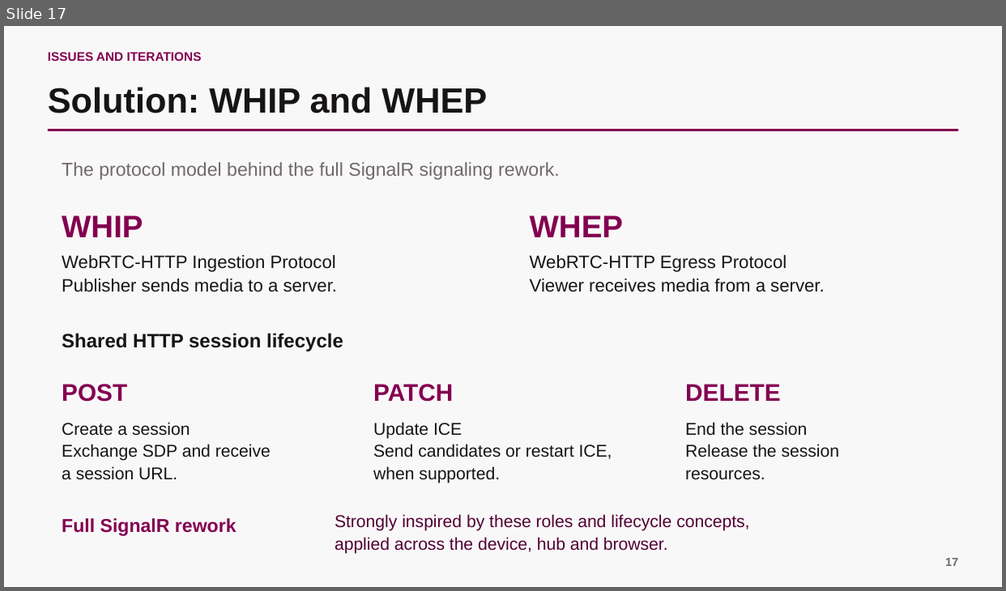
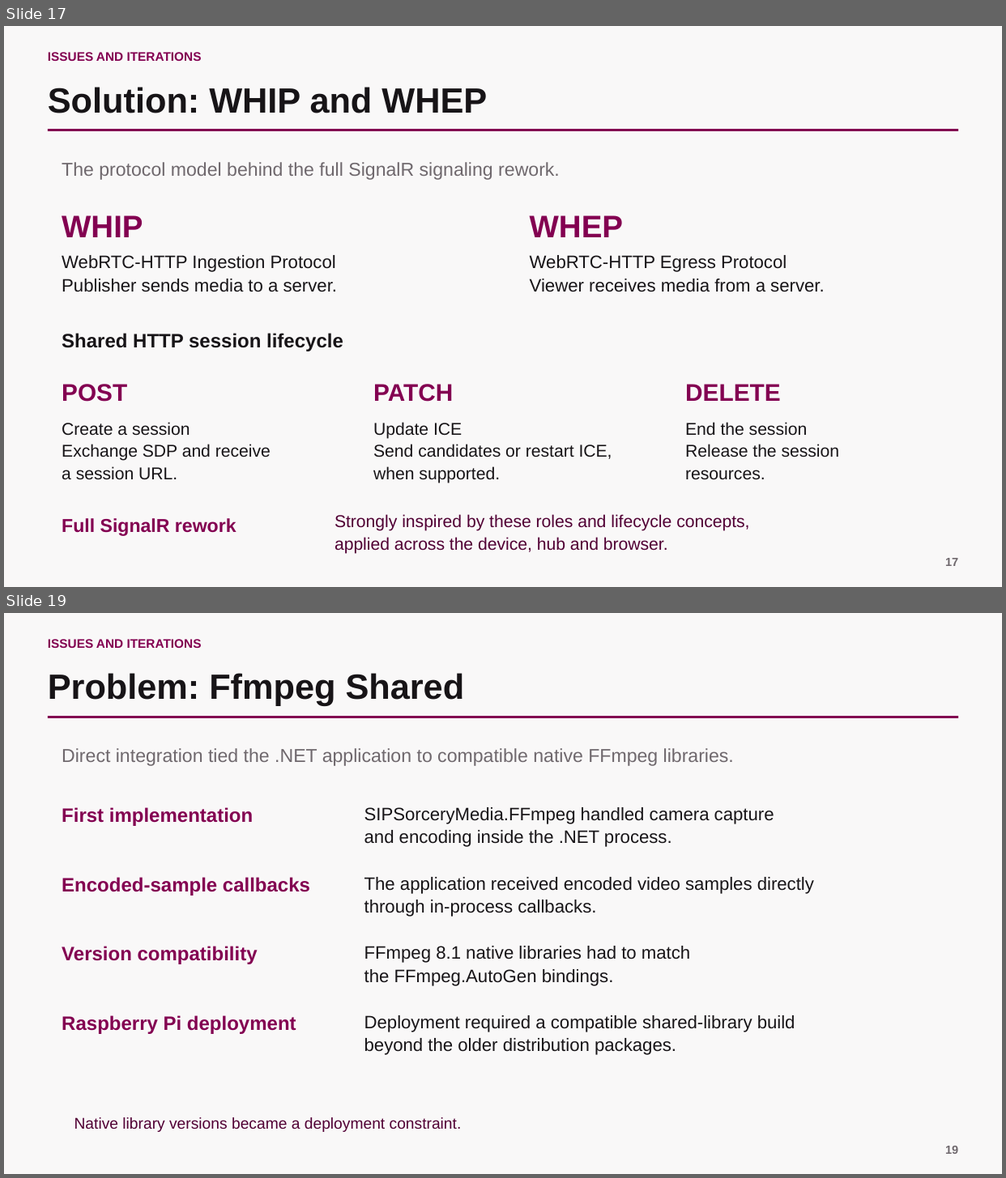
Before and after one commit to scarlet-radio-control/scarlet-radio-control, a slide deck: PRESENTATION.pptx. Shown one above the other, each under a label of ours: slide 17 before the commit, slides 17 and 19 after it; the slides between them are not shown. The pictures are 1006x591 and 1006x1178 pixels, drawn with LibreOffice and Linux fonts; fonts in the diff are those of the drawing. Boxes give left, top, right and bottom in pixels: in the first picture for what was removed or moved away, otherwise in the second. Text is boxed around its words. In the diff, an @@ line names an element or a change of style, - is before the commit and + after.

```diff
--- a/PRESENTATION.pptx
+++ b/PRESENTATION.pptx
@@ slide 19 added at [4, 613, 1002, 1174], background #F9F8F8 @@
@@ text added at [48, 639, 202, 648], 12 pt, text #830051, bold @@
+ISSUES AND ITERATIONS
@@ text added at [48, 673, 465, 705], 33.8 pt, text #171417, bold @@
+Problem: Ffmpeg Shared
@@ rectangle added at [48, 717, 958, 718], fill #830051 @@
@@ text added at [62, 748, 734, 766], 18 pt, text #6F686D @@
+Direct integration tied the .NET application to compatible native FFmpeg libraries.
@@ text added at [62, 807, 253, 826], 18.8 pt, text #830051, bold @@
+First implementation
@@ text added at [364, 807, 774, 847], 17.2 pt, text #171417 @@
+SIPSorceryMedia.FFmpeg handled camera capture
+and encoding inside the .NET process.
@@ text added at [62, 877, 310, 896], 18.8 pt, text #830051, bold @@
+Encoded-sample callbacks
@@ text added at [364, 877, 814, 917], 17.2 pt, text #171417 @@
+The application received encoded video samples directly
+through in-process callbacks.
@@ text added at [62, 946, 258, 965], 18.8 pt, text #830051, bold @@
+Version compatibility
@@ text added at [364, 946, 690, 986], 17.2 pt, text #171417 @@
+FFmpeg 8.1 native libraries had to match
+the FFmpeg.AutoGen bindings.
@@ text added at [62, 1016, 296, 1034], 18.8 pt, text #830051, bold @@
+Raspberry Pi deployment
@@ text added at [364, 1016, 795, 1055], 17.2 pt, text #171417 @@
+Deployment required a compatible shared-library build
+beyond the older distribution packages.
@@ text added at [74, 1118, 462, 1132], 15 pt, text #510034 @@
+Native library versions became a deployment constraint.
@@ text added at [945, 1146, 958, 1154], 11.2 pt, text #6F686D, bold @@
+19
```
Also in this commit, not shown: 12 slides changed, 2 other slides added, 1 slide removed.
